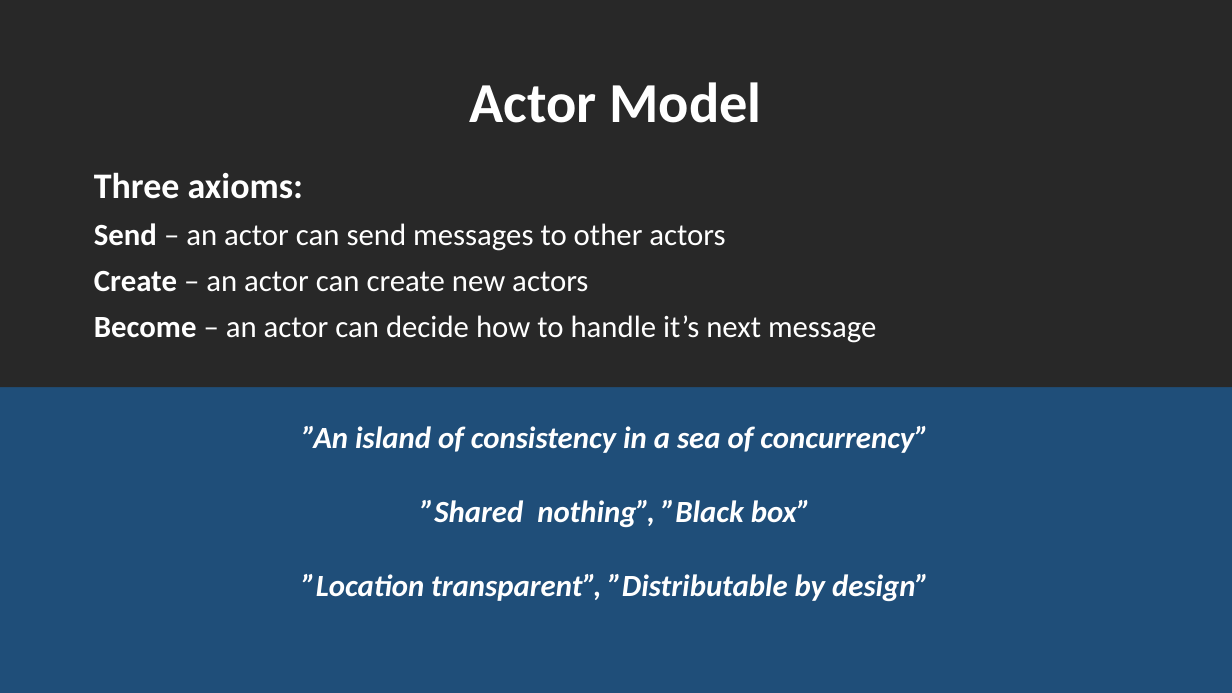
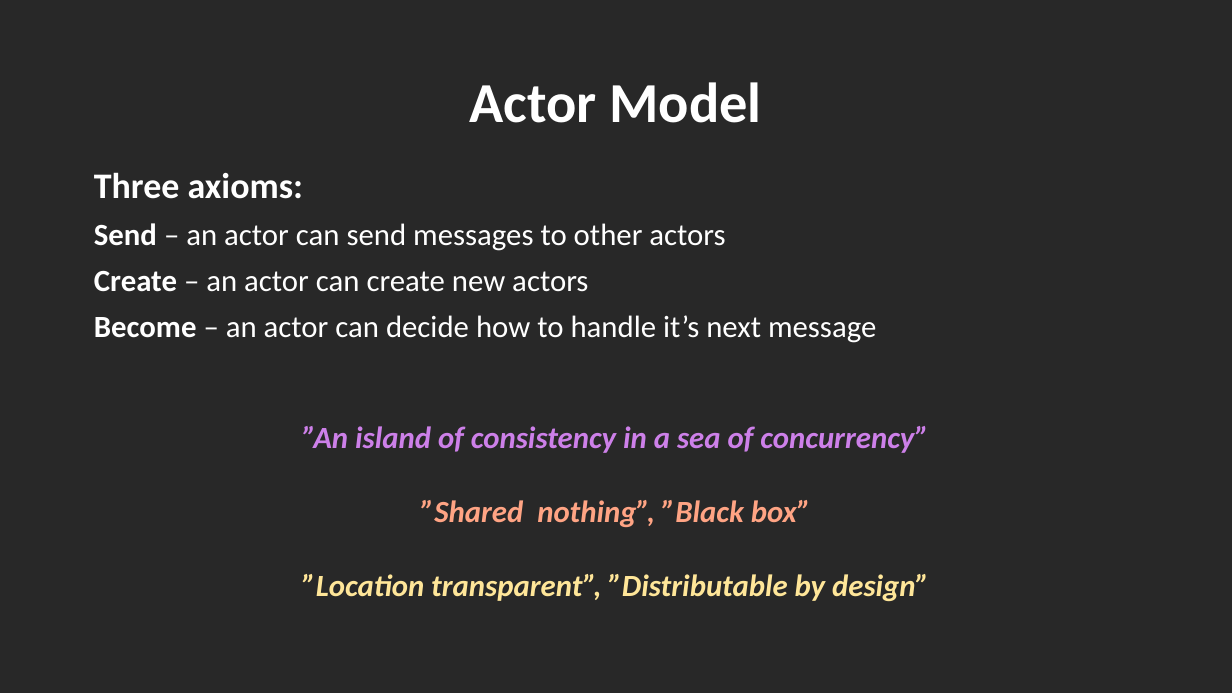
Before and after one commit to rogeralsing/Presentations, a slide deck: slide 4 of ProtoActor/QConSP/protoactor.pptx. Drawn at 1232x693 pixels with LibreOffice and Linux fonts; fonts in the diff are those of the drawing. Boxes give left, top, right and bottom in pixels: in the first picture for what was removed or moved away, otherwise in the second. Text is boxed around its words. In the diff, an @@ line names an element or a change of style, - is before the commit and + after.

```diff
--- a/ProtoActor/QConSP/protoactor.pptx
+++ b/ProtoActor/QConSP/protoactor.pptx
@@ background #1F4E79 to #282828 @@
@@ rectangle removed at (0,0,1232,387) @@
@@ text "”An island of consistency in ..." at (302,426,929,601): text colour #FFFFFF to #CD80E9 in "”An island of consistency in a sea ..."; text colour #FFFFFF to #FFA484 in "”Shared nothing”, ”Black box”"; text colour #FFFFFF to #FFE699 in "”Location transparent”, ”Distributable by design”" @@
```
Also in this commit, not shown: 3 other slides changed.
